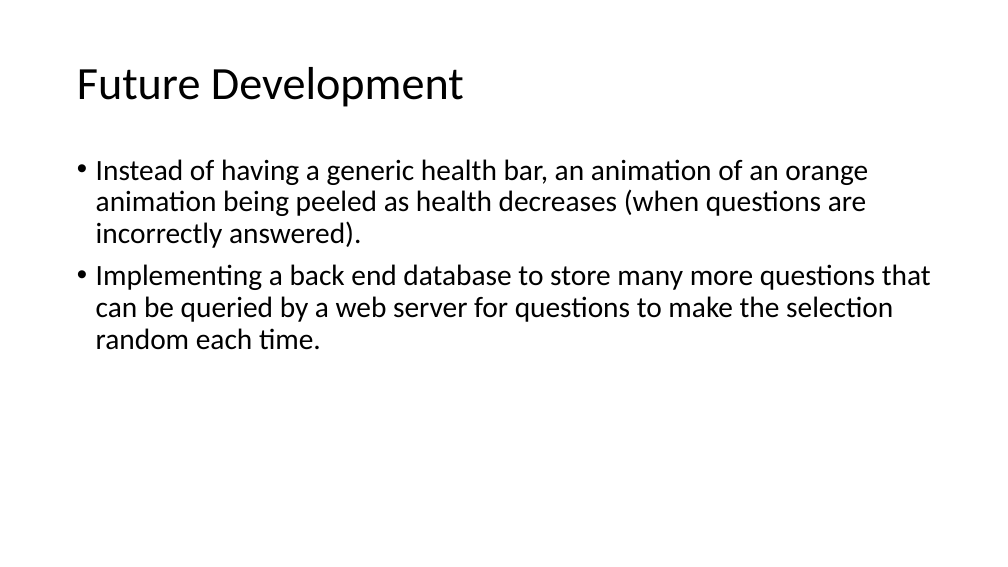
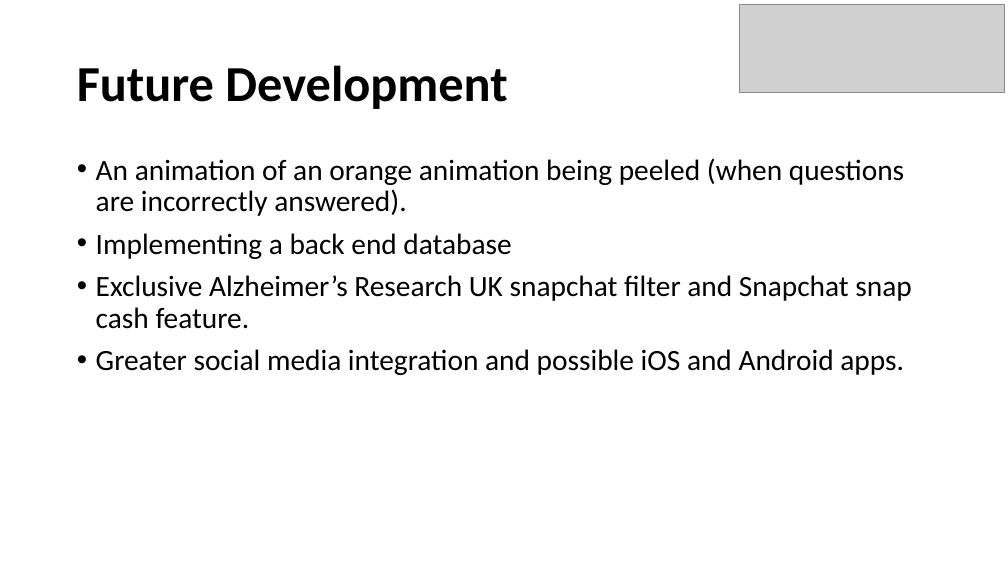
Before and after one commit to Ldn2016/team-11, a slide deck: slide 7 of _presentation/Team 11 Presentation.pptx (slide 5 before the commit). Drawn at 1008x567 pixels with LibreOffice and Linux fonts; fonts in the diff are those of the drawing; grey boxes stand for pictures. Boxes give left, top, right and bottom in pixels: in the first picture for what was removed or moved away, otherwise in the second. Text is boxed around its words. In the diff, an @@ line names an element or a change of style, - is before the commit and + after.

```diff
--- a/_presentation/Team 11 Presentation.pptx
+++ b/_presentation/Team 11 Presentation.pptx
@@ picture added at bbox=[740, 4, 1004, 92] @@
@@ title "Future Development" at bbox=[77, 65, 507, 109]: size 44 to 48 pt, bold on @@
@@ text at bbox=[96, 158, 911, 375]: text changed @@
-• Instead of having a generic health bar, an animation of an orange animation being peeled as health decreases (when questions are incorrectly answered).
-• Implementing a back end database to store many more questions that can be queried by a web server for questions to make the selection random each time.
+• An animation of an orange animation being peeled (when questions are incorrectly answered).
+• Implementing a back end database
+• Exclusive Alzheimer’s Research UK snapchat filter and Snapchat snap cash feature.
+• Greater social media integration and possible iOS and Android apps.
```
Also in this commit, not shown: 5 other slides changed, 2 slides added, 1 slide removed.
